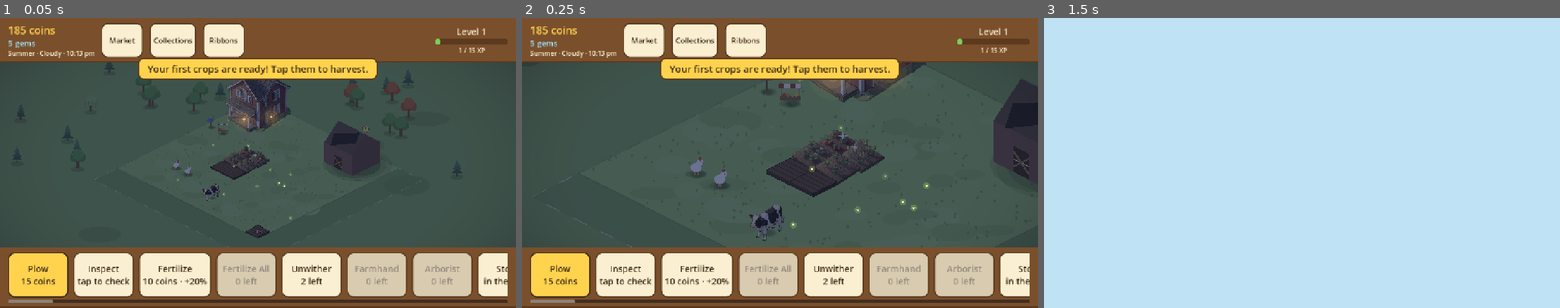
Above: before the commit, frames 1-3 (left to right).
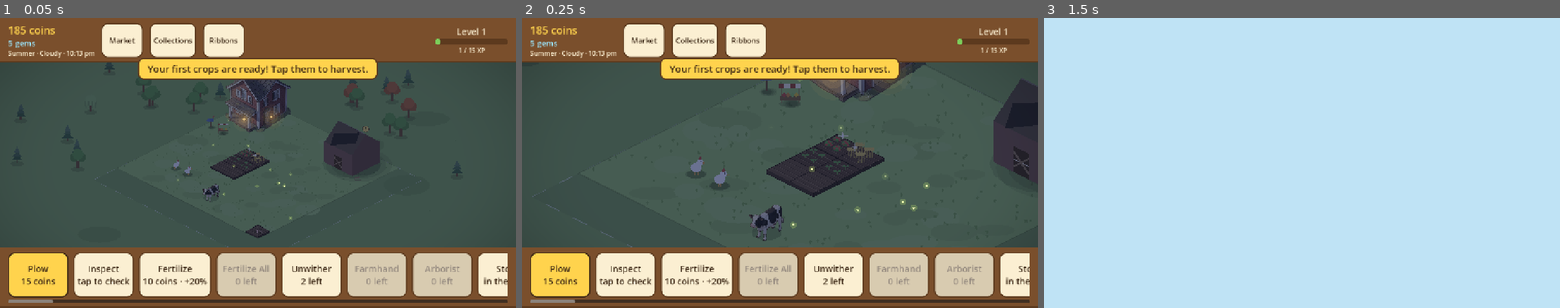
Above: after the commit, the same moments.

Repository: aniket-patra-1998/farm-game
Game: Godot game, scene res://tests/run_tests.tscn
Two runs of this game, one before a commit and one after it. Both use one fixed random seed, a clock stepped at 60 frames per second and the inputs below. This scene is started directly instead of the project's main scene.
Inputs (mouse positions are in pixels of both pictures, inside the frame that each line leads up to):
- Up to frame 1 (0.05 s): no input
- Up to frame 2 (0.25 s): no input
- Up to frame 3 (1.5 s): move the mouse to (1415, 148) at 0.52 s; click (1415, 148) at 0.67 s; tap Enter at 1.25 s; drag from (1198, 177) to (1276, 221) at 1.27 s

The runs differ from the first frame. In frame 1, 0.2% of the frame differs, in the area x 34-53%, y 44-59%; in frame 2, 0.7%, in the area x 32-71%, y 38-60%; in frame 3, nothing differs.

Commit message:
Plots: the game draws every raised bed so fields line up; crops become plants-only art that sways from the stem; animals wander, breathe, peck and carry their own shadow; trees sway in the wind
The 194 soil-painted crop pieces are removed; the art list now asks for plants only (no soil), and ground
tiles are dropped since the game draws grass and soil itself.

Co-Authored-By: Claude Opus 5.5 <noreply@anthropic.com>
Claude-Session: https://claude.ai/code/session_014fNSr1566M9NhC2mwnPott

Diff:
--- a/data/catalog/schema.json
+++ b/data/catalog/schema.json
@@ -132,8 +132,8 @@
           "withered"
         ],
         "pattern": "crop_{id}_{stage}",
-        "fill": 1.0,
-        "doc": "planted until half grown, then growing, ripe when grown, withered when left too long."
+        "fill": 0.92,
+        "doc": "Plants only (no soil): the game draws the raised bed and stands the plants on it. planted until half grown, then growing, ripe when grown, withered when left too long."
       }
     },
     "Material": {
--- a/scripts/farm_grid.gd
+++ b/scripts/farm_grid.gd
@@ -248,7 +248,7 @@
 
 
 ## One object (FarmPiece): its sprite or code drawing. Marks and twinkles are on the overlay.
-func draw_object_on(ci: CanvasItem, o: Dictionary) -> void:
+func draw_object_on(ci: CanvasItem, o: Dictionary, handle_flip := true) -> void:
 	var it := Game.item_data(o["id"])
 	var fp := Game.footprint(o["id"])
 	var corners := corners_of(int(o["row"]), int(o["col"]), fp.x, fp.y)
@@ -268,7 +268,7 @@
 	if o["id"] == "mastery_sign" and Game.crops.has(o.get("crop", "")):
 		it = it.duplicate()
 		it["color"] = Game.crops[o["crop"]]["color"]
-	var flipped: bool = o.get("flip", false)
+	var flipped: bool = o.get("flip", false) and handle_flip  # pieces flip themselves
 	if flipped:
 		# Mirror around the object's own centre line.
 		var cx := (corners[1].x + corners[3].x) / 2.0
@@ -307,29 +307,33 @@
 	PlaceholderArt.draw_object(ci, it, corners, false, level, inside, cap)
 
 
-## One plowed or planted plot (FarmPiece): a raised bed, and the crop on it.
-func draw_plot_on(ci: CanvasItem, i: int) -> void:
+## A plot's raised bed (FarmPiece): always drawn by the game, so every plot lines up into one tidy field.
+func draw_bed_on(ci: CanvasItem, i: int) -> void:
 	var top := top_of(_row(i), _col(i))
 	var ph := Game.phase(i)
 	if ph == GameState.Phase.GRASS:
 		return
-	var art := Game.crop_art_for(i) if ph != GameState.Phase.PLOWED else ""
-	if art == "":  # painted crops bring their own raised bed
-		PlaceholderArt.draw_soil(ci, top, TILE_W, TILE_H, ph != GameState.Phase.PLOWED)
+	PlaceholderArt.draw_soil(ci, top, TILE_W, TILE_H, ph != GameState.Phase.PLOWED)
 	if Game.is_fertilized(i):
 		PlaceholderArt.draw_fertilizer(ci, top + Vector2(0, -PlaceholderArt.SLAB), TILE_W, TILE_H)
-	if ph == GameState.Phase.PLOWED:
-		return
-	var crop: Dictionary = Game.crops[Game.crop_at(i)]
+
+
+## The plants on a plot (CropPlants): painted art if there is some, otherwise the code drawing.
+func draw_plants_on(ci: CanvasItem, i: int) -> void:
+	var ph := Game.phase(i)
+	if ph == GameState.Phase.GRASS or ph == GameState.Phase.PLOWED:
+		return
+	var at := center_of(i) + Vector2(0, -PlaceholderArt.SLAB)
+	var art := Game.crop_art_for(i)
+	if art != "":
+		SpriteBank.draw(ci, art, at)
+		return
 	var stage := "growing"
 	if ph == GameState.Phase.RIPE:
 		stage = "ripe"
 	elif ph == GameState.Phase.WITHERED:
 		stage = "withered"
-	if art != "":
-		SpriteBank.draw(ci, art, top + Vector2(0, TILE_H / 2.0))
-	else:
-		PlaceholderArt.draw_crop(ci, top + Vector2(0, TILE_H / 2.0 - PlaceholderArt.SLAB), TILE_W, TILE_H, crop, stage, Game.growth(i))
+	PlaceholderArt.draw_crop(ci, at, TILE_W, TILE_H, Game.crops[Game.crop_at(i)], stage, Game.growth(i))
 
 
 ## Called when a second finger lands: that's a pinch, so the first finger's tap is off.
--- a/scripts/placeholder_art.gd
+++ b/scripts/placeholder_art.gd
@@ -137,6 +137,7 @@
 const BED_LEFT := Color("#4a3123")
 const BED_RIGHT := Color("#33211a")
 const BED_FURROW := Color("#4e3426")
+const BED_RIDGE := Color("#8a6247")
 
 
 static func draw_soil(ci: CanvasItem, top: Vector2, w: float, h: float, planted: bool) -> void:
@@ -150,9 +151,13 @@
 	var r_ := pts[1]
 	var b_ := pts[2]
 	var l_ := pts[3]
+	# Furrows: a dark groove with a sunlit ridge beside it, running with the top-right edge.
 	for k in range(1, 5):
 		var f := k / 5.0
-		ci.draw_line(t_.lerp(l_, f), r_.lerp(b_, f), BED_FURROW, 2.5)
+		var a := t_.lerp(l_, f)
+		var b := r_.lerp(b_, f)
+		ci.draw_line(a, b, BED_FURROW, 3.0)
+		ci.draw_line(a + Vector2(1.5, 2.0), b + Vector2(1.5, 2.0), BED_RIDGE, 1.5)
 	ci.draw_polyline(PackedVector2Array([pts[0], pts[1], pts[2], base[2], base[3], pts[3], pts[0]]), Color("#241410"), 1.5)
 
 
--- /dev/null
+++ b/scripts/world/crop_plants.gd
@@ -0,0 +1,11 @@
+class_name CropPlants
+extends Node2D
+## The plants on a plot, drawn above its soil. Positioned at the bed's top centre so skewing it sways the
+## plants from their stems while the soil stays still.
+
+var piece: FarmPiece
+
+
+func _draw() -> void:
+	draw_set_transform(-position - piece.position)
+	piece.grid.draw_plants_on(self, piece.plot)
--- a/scripts/world/farm_piece.gd
+++ b/scripts/world/farm_piece.gd
@@ -1,22 +1,40 @@
 class_name FarmPiece
 extends Node2D
 ## One thing on the farm, drawn as its own node: a plowed or planted plot, or an object (animal, tree,
-## building, decoration, vehicle). The object layer orders pieces by depth with z_index; each piece only
-## redraws when what it shows changes (see state_key).
+## building, decoration, vehicle). The object layer orders pieces by depth with z_index and animates them;
+## each piece only redraws when what it shows changes (see state_key).
+##
+## A piece sits at its ground point ("base": a plot's centre, an object's footprint centre) and draws in
+## farm coordinates shifted back by that point, so the node's own scale, skew and offset animate it around
+## its base: plants sway from the stem, animals breathe and wander, trees lean in the wind.
 
 var grid: FarmGrid
-var plot := -1   # plot index, for a plot piece
-var uid := -1    # object uid, for an object piece
-var _key := ""   # what was drawn last
+var plot := -1          # plot index, for a plot piece
+var uid := -1           # object uid, for an object piece
+var base := Vector2.ZERO
+var motion := ""        # "", "animal", "bird", "tree": how ObjectLayer animates it
+var phase := 0.0        # each piece moves on its own beat
+var plants: CropPlants  # a plot's plants, drawn and swayed separately from its soil
+var facing := 1.0       # an animal's direction (1 or -1), times the object's own flip
+var flip := 1.0         # the object's own flip (rotate tool)
+var wander := Vector2.ZERO        # an animal's offset from its tile centre
+var wander_to := Vector2.ZERO
+var next_move := 0.0              # seconds until the animal picks a new spot
+var _key := ""
 
 
 func _draw() -> void:
+	draw_set_transform(-base)
 	if plot >= 0:
-		grid.draw_plot_on(self, plot)
+		grid.draw_bed_on(self, plot)
 	else:
 		var o := Game.object_by_uid(uid)
 		if not o.is_empty():
-			grid.draw_object_on(self, o)
+			if motion == "animal" or motion == "bird":
+				# A small shadow that walks with the animal.
+				var r := 0.32 if motion == "animal" else 0.2
+				PlaceholderArt.draw_ellipse_at(self, base + Vector2(0, 2), FarmGrid.TILE_W * r, FarmGrid.TILE_H * r, Color(0.05, 0.09, 0.03, 0.22))
+			grid.draw_object_on(self, o, false)
 
 
 ## Redraws only if something that changes the picture has changed.
@@ -25,6 +43,8 @@
 	if k != _key:
 		_key = k
 		queue_redraw()
+		if plants != null:
+			plants.queue_redraw()
 
 
 func force_redraw() -> void:
--- a/scripts/world/object_layer.gd
+++ b/scripts/world/object_layer.gd
@@ -71,8 +71,14 @@
 			p.grid = grid
 			if str(key).begins_with("p"):
 				p.plot = int(str(key).substr(1))
+				p.plants = CropPlants.new()
+				p.plants.piece = p
+				p.plants.position = Vector2(0, -PlaceholderArt.SLAB)
+				p.add_child(p.plants)
 			else:
 				p.uid = int(str(key).substr(1))
+			p.phase = randf() * TAU
+			p.next_move = randf_range(1.0, 8.0)
 			pieces[key] = p
 			add_child(p)
 		_place(p)
@@ -81,6 +87,7 @@
 
 
 func refresh_all() -> void:
+	wind = {"clear": 0.6, "partly_cloudy": 0.8, "cloudy": 1.0, "rain": 1.5, "storm": 2.4, "fog": 0.35, "snow": 0.9}.get(Game.weather()["state"], 0.6)
 	for p in pieces.values():
 		(p as FarmPiece).refresh()
 	_ready_list = pieces.values().filter(func(p): return p.is_ready())
@@ -116,6 +123,84 @@
 func _place(p: FarmPiece) -> void:
 	if p.plot >= 0:
 		p.z_index = plot_z(int(p.plot / float(GameState.MAX_SIZE)), p.plot % GameState.MAX_SIZE)
+		p.base = grid.center_of(p.plot)
 	else:
 		var o := Game.object_by_uid(p.uid)
-		p.z_index = object_z(int(o["row"]), int(o["col"]), Game.footprint(o["id"]))
+		var fp := Game.footprint(o["id"])
+		p.z_index = object_z(int(o["row"]), int(o["col"]), fp)
+		var g := grid.corners_of(int(o["row"]), int(o["col"]), fp.x, fp.y)
+		var new_base := (g[0] + g[2]) / 2.0
+		if new_base != p.base:
+			p.wander = Vector2.ZERO
+			p.wander_to = Vector2.ZERO
+		p.base = new_base
+		p.motion = motion_of(o)
+		p.flip = -1.0 if o.get("flip", false) else 1.0
+		if p.motion != "animal" and p.motion != "bird":
+			p.scale = Vector2(p.flip, 1.0)
+	p.position = p.base + p.wander
+
+
+## How a thing moves: animals wander and breathe, birds also peck, trees sway; buildings stay put.
+static func motion_of(o: Dictionary) -> String:
+	if o.get("stray", false):
+		return "animal"
+	match Game.kind_of(o):
+		"animal":
+			var fam := str(Game.item_data(o["id"]).get("family", ""))
+			return "bird" if fam in ["chicken", "duck", "goose", "turkey"] else "animal"
+		"tree":
+			return "tree"
+	return ""
+
+
+# ---------------------------------------------------------------- motion (FarmVille's farm was never still)
+
+const WANDER := 0.22      # how far an animal strays from its tile centre, in tiles
+const WALK_SPEED := 16.0  # px per second
+var wind := 0.6           # from the weather: how hard plants and trees sway
+var _clock := 0.0
+
+
+func _process(delta: float) -> void:
+	_clock += delta
+	var t := _clock
+	for v in pieces.values():
+		var p := v as FarmPiece
+		if p.plants != null:
+			# Plants sway from the stem; each plot on its own beat, harder in wind.
+			p.plants.skew = sin(t * 1.7 + p.phase) * 0.05 * wind
+			continue
+		match p.motion:
+			"tree":
+				p.skew = sin(t * 0.8 + p.phase) * 0.018 * wind
+			"animal", "bird":
+				_animate_animal(p, t, delta)
+
+
+func _animate_animal(p: FarmPiece, t: float, delta: float) -> void:
+	p.next_move -= delta
+	if p.next_move <= 0.0:
+		# Pick a new spot near home, or stay a while.
+		p.next_move = randf_range(3.0, 11.0)
+		if randf() < 0.6:
+			var a := randf() * TAU
+			var r := randf() * WANDER
+			p.wander_to = Vector2(cos(a) * r * FarmGrid.TILE_W / 2.0, sin(a) * r * FarmGrid.TILE_H / 2.0)
+	var to := p.wander_to - p.wander
+	var walking := to.length() > 0.5
+	if walking:
+		var step := minf(to.length(), WALK_SPEED * delta)
+		p.wander += to.normalized() * step
+		if absf(to.x) > 0.5:
+			p.facing = -1.0 if to.x < 0.0 else 1.0
+	var hop := absf(sin(t * 9.0 + p.phase)) * 2.5 if walking else 0.0
+	p.position = p.base + p.wander - Vector2(0, hop)
+	var breathe := 1.0 + 0.018 * sin(t * 2.2 + p.phase)
+	p.scale = Vector2(p.facing * p.flip, breathe)
+	if p.motion == "bird" and not walking:
+		# A quick peck every few seconds.
+		var peck := maxf(0.0, sin(t * 1.3 + p.phase * 3.0) - 0.92) * 12.0
+		p.rotation = peck * 0.25 * p.facing
+	else:
+		p.rotation = 0.0
--- a/scripts/world/shadow_layer.gd
+++ b/scripts/world/shadow_layer.gd
@@ -12,6 +12,8 @@
 		if int(o["uid"]) == lifted:
 			continue
 		var kind := Game.kind_of(o)
+		if ObjectLayer.motion_of(o) in ["animal", "bird"]:
+			continue  # animals carry their own shadow as they wander
 		if kind in ["path", "fence"] or str(Game.item_data(o["id"]).get("shape", "")) in ["path", "fence", "wall", "hedge"]:
 			continue
 		var fp := Game.footprint(o["id"])
--- a/tools/render_refs.gd
+++ b/tools/render_refs.gd
@@ -58,7 +58,7 @@
 				PlaceholderArt.draw_soil(_canvas, top, TILE_W, TILE_H, false)
 		"Crop":
 			var crop: Dictionary = Game.crops[item_id]
-			PlaceholderArt.draw_soil(_canvas, top, TILE_W, TILE_H, true)
+			# Plants only: the game draws the soil, so the art mustn't include any.
 			var phase: String = {"planted": "growing", "growing": "growing", "ripe": "ripe", "withered": "withered"}[stage]
 			var progress := 0.12 if stage == "planted" else 0.7
 			PlaceholderArt.draw_crop(_canvas, top + Vector2(0, TILE_H / 2.0), TILE_W, TILE_H, crop, phase, progress)
Binary file removed: art/final/crop_acorn_squash_growing.png
Binary file removed: art/final/crop_acorn_squash_planted.png
Binary file removed: art/final/crop_acorn_squash_ripe.png
Binary file removed: art/final/crop_acorn_squash_withered.png
Binary file removed: art/final/crop_amaranth_growing.png
Binary file removed: art/final/crop_amaranth_planted.png
Binary file removed: art/final/crop_amaranth_ripe.png
Binary file removed: art/final/crop_amaranth_withered.png
Binary file removed: art/final/crop_blackberries_growing.png
Binary file removed: art/final/crop_blackberries_planted.png
Binary file removed: art/final/crop_blackberries_ripe.png
Binary file removed: art/final/crop_blackberries_withered.png
(and 172 more such lines)
